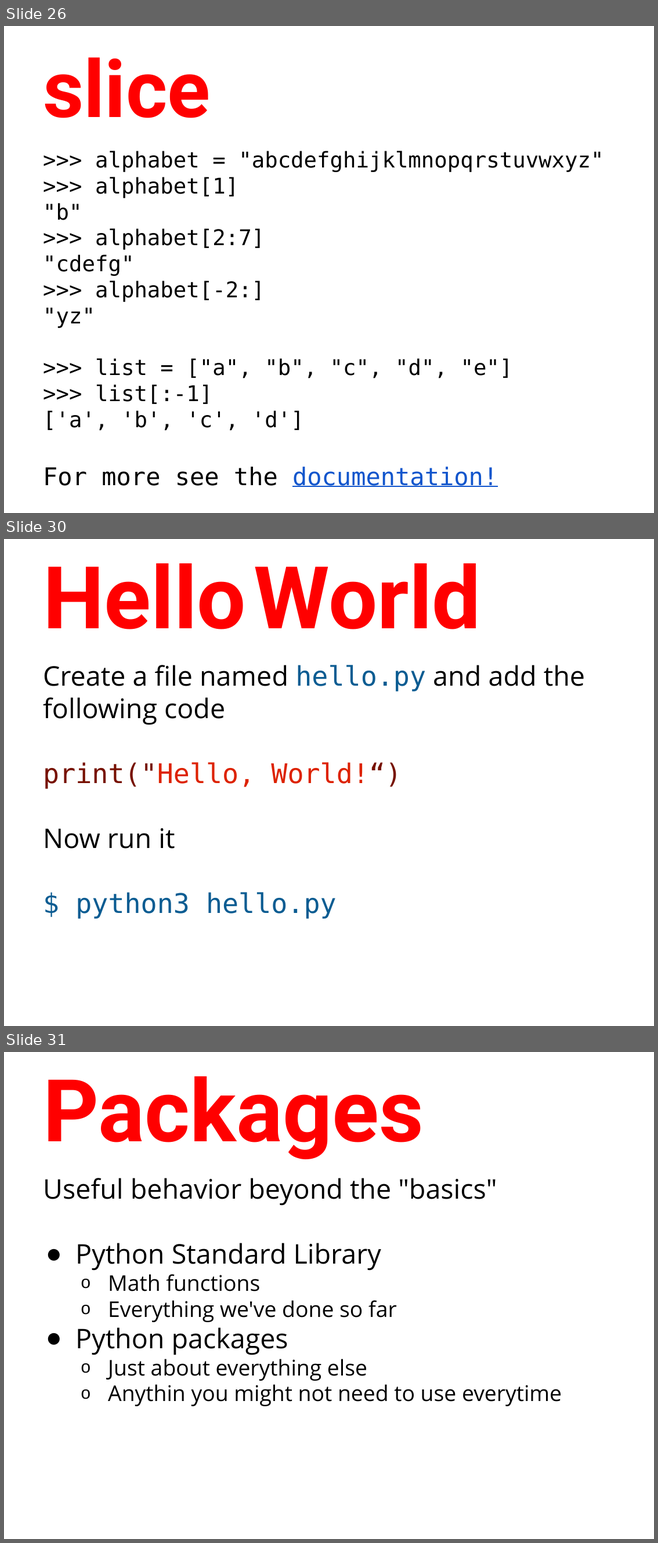
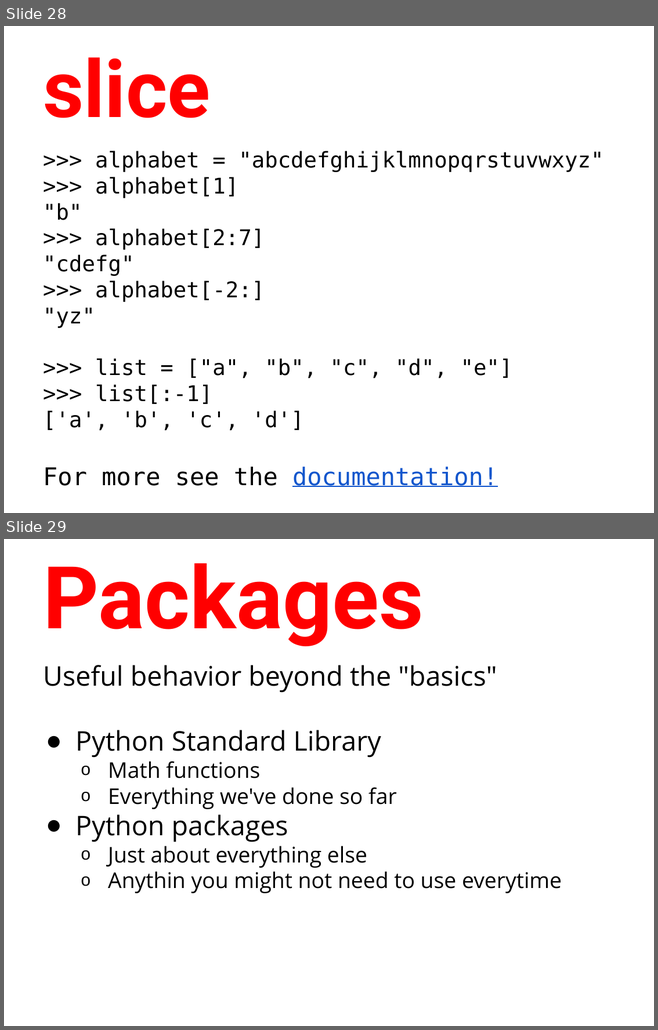
Before and after one commit to humanitiesprogramming/slides, a slide deck: 2018/python/Python Programming Concepts II.pptx. Shown one above the other, each under a label of ours: slides 26, 30 and 31 before the commit, slides 28 and 29 after it; the slides between them are not shown. The pictures are 658x1543 and 658x1030 pixels, drawn with LibreOffice and Linux fonts; fonts in the diff are those of the drawing. Boxes give left, top, right and bottom in pixels: in the first picture for what was removed or moved away, otherwise in the second. Text is boxed around its words. In the diff, an @@ line names an element or a change of style, - is before the commit and + after.

```diff
--- a/2018/python/Python Programming Concepts II.pptx
+++ b/2018/python/Python Programming Concepts II.pptx
@@ slide 30 removed at box(4, 539, 654, 1026), background #FFFFFF @@
@@ title removed at box(43, 563, 481, 629) @@
-Hello World
@@ text removed at box(43, 665, 585, 919) @@
-Create a file named hello.py and add the following code
-print("Hello, World!“)
-Now run it
-$ python3 hello.py
@@ what was slide 26 is now slide 28 @@
@@ what was slide 31 is now slide 29 @@
```
Also in this commit, not shown: 4 slides changed, 2 slides added, 3 other slides removed, 1 other file.
